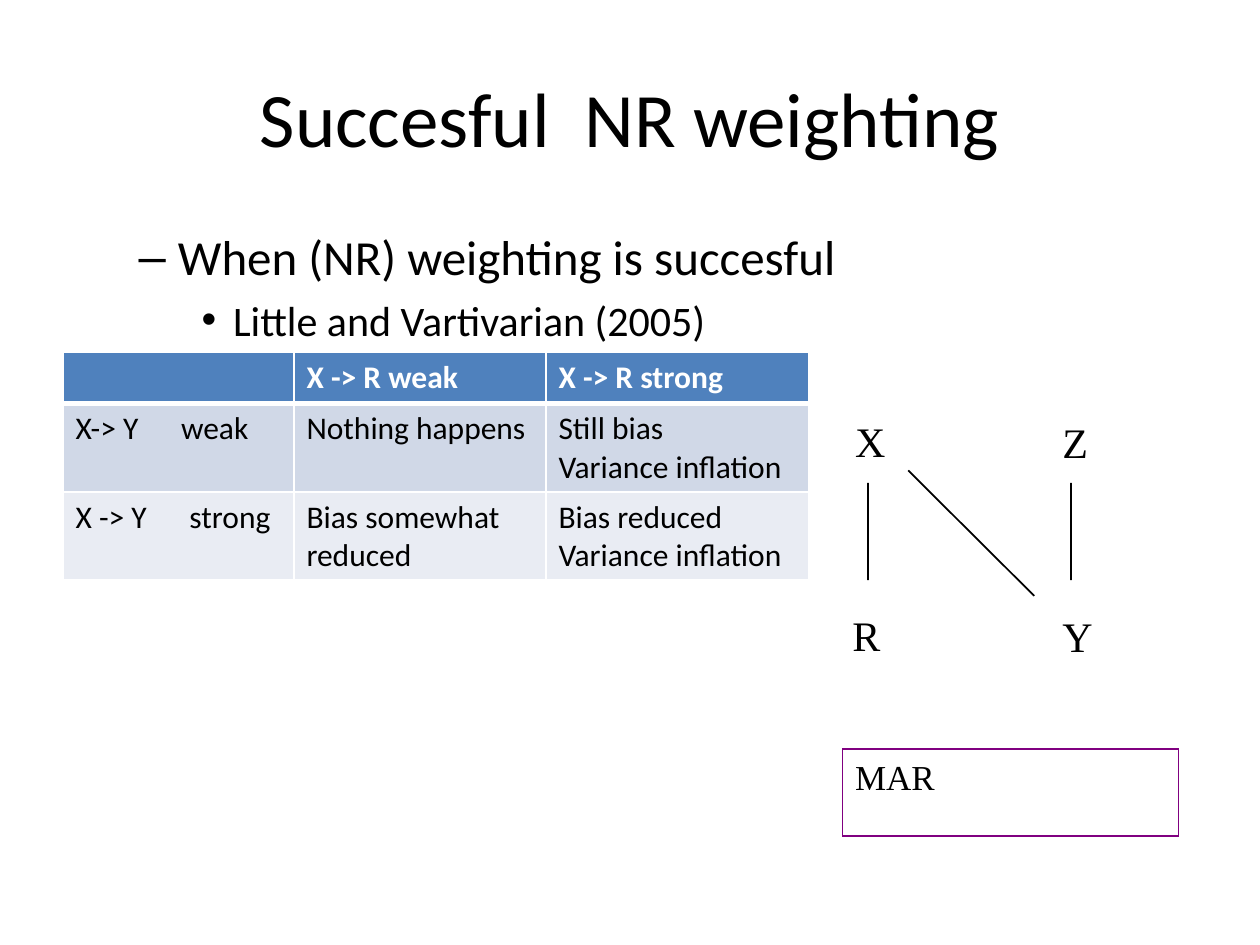
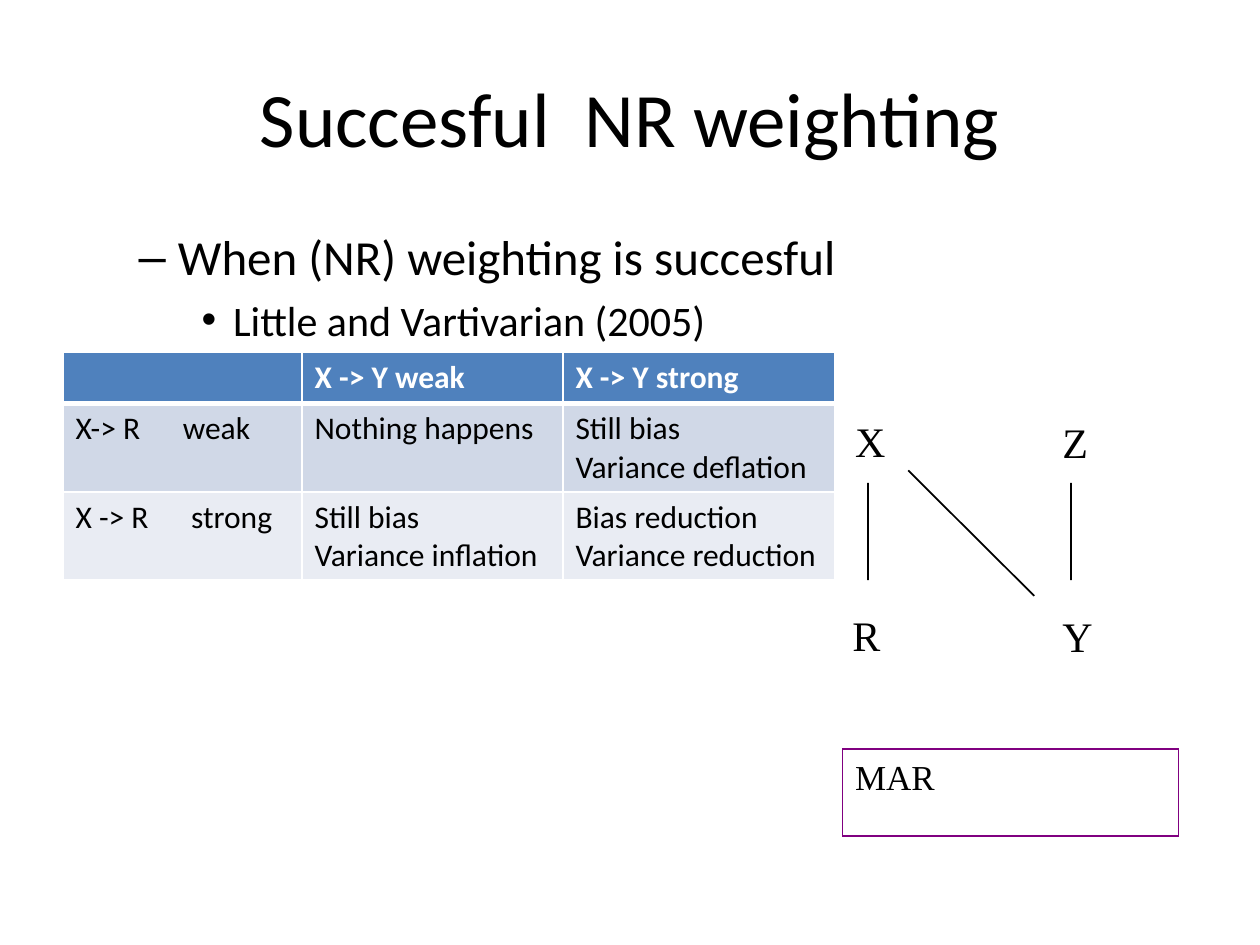
Before and after one commit to peterlugtig/peterlugtig.github.io, a slide deck: slide 7 of static/files/SDA/week10/lecture_week_10.pptx. Drawn at 1260x945 pixels with LibreOffice and Linux fonts; fonts in the diff are those of the drawing. Boxes give left, top, right and bottom in pixels: in the first picture for what was removed or moved away, otherwise in the second. Text is boxed around its words. In the diff, an @@ line names an element or a change of style, - is before the commit and + after.

```diff
--- a/static/files/SDA/week10/lecture_week_10.pptx
+++ b/static/files/SDA/week10/lecture_week_10.pptx
@@ table at <box>63,353,835,581</box> @@
-row 1, column 2: X -> R weak
+row 1, column 2: X -> Y weak
-row 1, column 3: X -> R strong
+row 1, column 3: X -> Y strong
-row 2, column 1: X-> Y weak
+row 2, column 1: X-> R weak
-row 2, column 3: Still bias / Variance inflation
+row 2, column 3: Still bias / Variance deflation
-row 3: X -> Y strong | Bias somewhat reduced | Bias reduced / Variance inflation
+row 3: X -> R strong | Still bias / Variance inflation | Bias reduction / Variance reduction
@@ table: place and size @@
-table at <box>63,353,808,581</box>
+table at <box>63,353,835,581</box>
```
Also in this commit, not shown: 16 other files.
